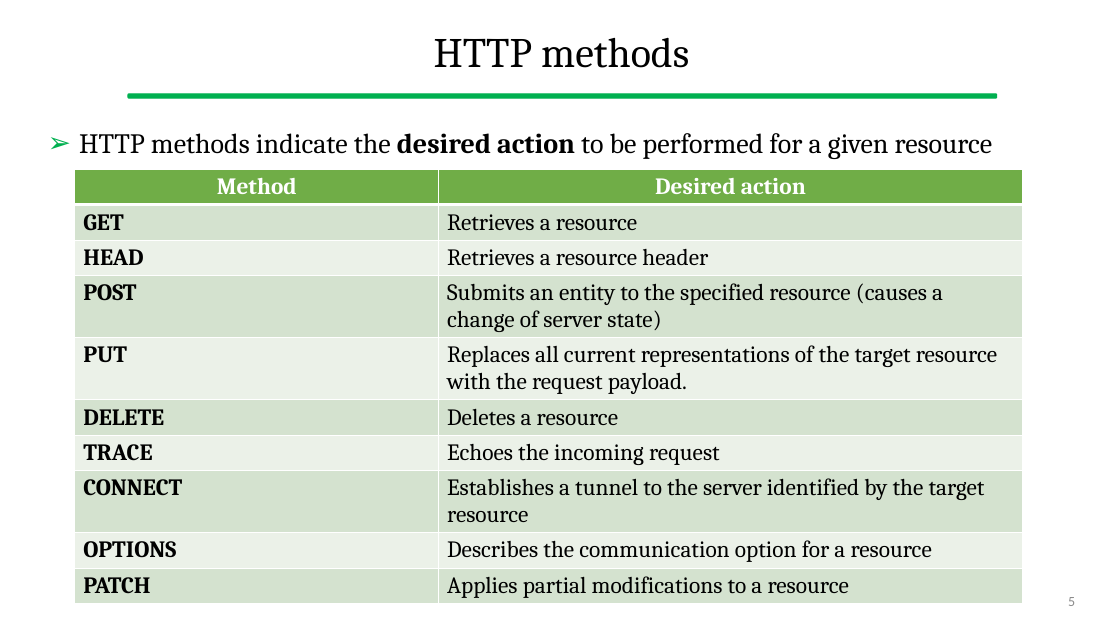
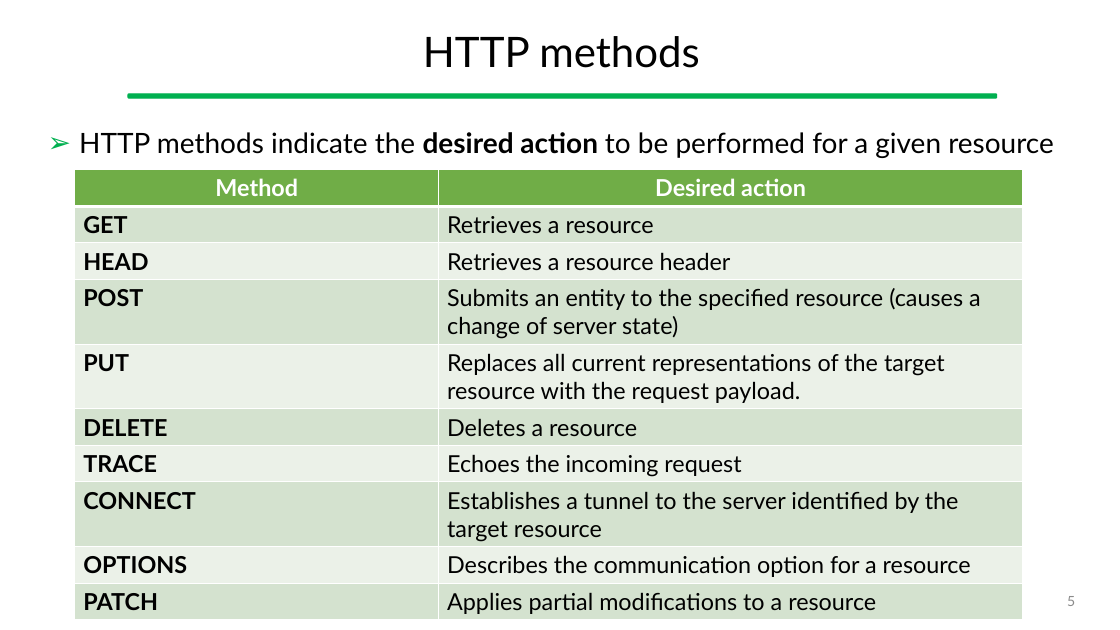
Before and after one commit to gcappon/bwthw, a slide deck: slide 5 of theory_05-http/theory_05-http.pptx. Drawn at 1120x630 pixels with LibreOffice and Linux fonts; fonts in the diff are those of the drawing. Boxes give left, top, right and bottom in pixels: in the first picture for what was removed or moved away, otherwise in the second. Text is boxed around its words. In the diff, an @@ line names an element or a change of style, - is before the commit and + after.

```diff
--- a/theory_05-http/theory_05-http.pptx
+++ b/theory_05-http/theory_05-http.pptx
@@ title "HTTP methods" at bbox=[423, 36, 700, 68]: font Cambria to Lato @@
@@ text "HTTP methods indicate the desired ..." at bbox=[79, 132, 1054, 158]: font Cambria to Lato @@
@@ table at bbox=[75, 170, 1023, 618] @@
@@ font Cambria to Lato @@
@@ page number at bbox=[1067, 596, 1075, 606]: font Calibri to Lato @@
```
Also in this commit, not shown: 34 other slides changed, 2 slides added, 3 slides removed, 3 other files.
